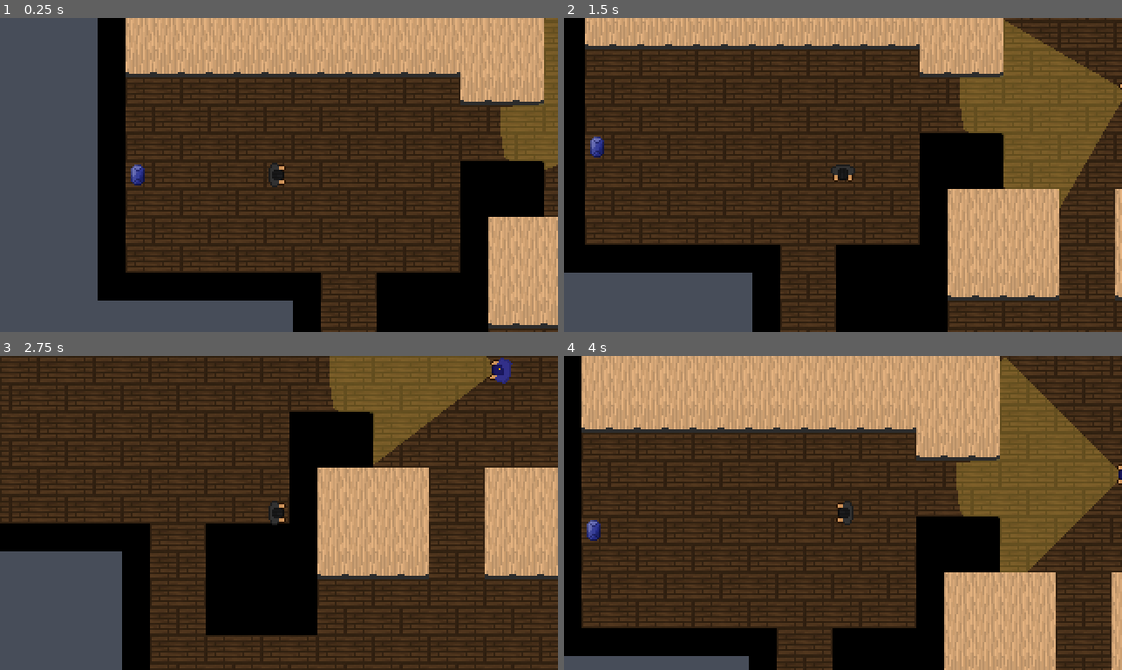
Above: before the commit, frames 1-4 (two rows, left to right).
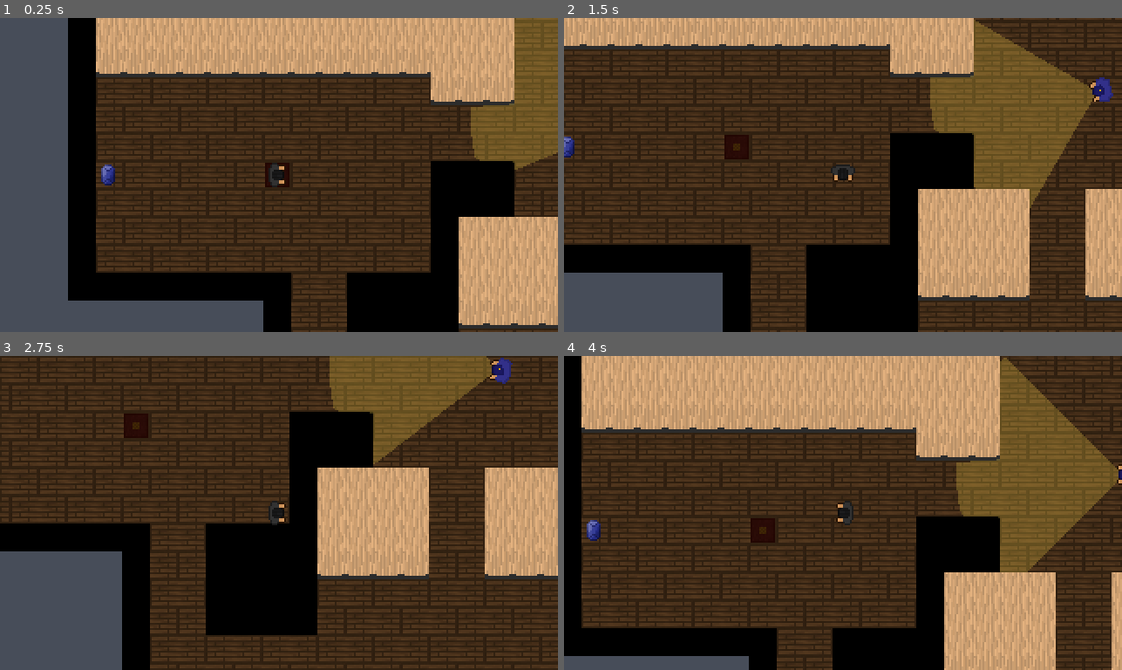
Above: after the commit, the same moments.

Repository: Louiwoah/Stealth_Game
Game: Godot game, scene res://scenes/basic_scene.tscn
The game is run twice, just before and just after one commit, with the same random seed, the same clock (stepped at 60 frames per second) and the same inputs.
Inputs:
- Up to frame 1 (0.25 s): no input
- Up to frame 2 (1.5 s): hold D (move_right) 0.53-1.28 s; hold S (move_down) from 1.28 s (still down)
- Up to frame 3 (2.75 s): release S (move_down) at 2.03 s; hold D (move_right) from 2.03 s (still down)
- Up to frame 4 (4 s): release D (move_right) at 2.78 s; hold W (move_up) 2.78-3.53 s; hold A (move_left) from 3.53 s (still down)

The runs differ from the first frame. In frame 1, 30% of the frame differs, in the area x 12-100%, y 0-100%; in frame 2, 31%, in the area x 0-100%, y 0-100%; in frame 3, 0.2%; in frame 4, 0.2%.

Commit message:
added exit spawn point, game ends when you collect all gems ant return to spawn point

Diff:
--- a/scenes/basic_scene.tscn
+++ b/scenes/basic_scene.tscn
@@ -6,6 +6,7 @@
 [ext_resource type="Script" uid="uid://c12w1gki8chnc" path="res://scripts/level_map.gd" id="2_qgwn0"]
 [ext_resource type="PackedScene" uid="uid://cy6fc742pktax" path="res://scenes/guard.tscn" id="3_cbqwp"]
 [ext_resource type="PackedScene" uid="uid://dlr6fsamf6ue7" path="res://scenes/gem.tscn" id="6_8dmqv"]
+[ext_resource type="PackedScene" uid="uid://cowl5kqaoekg8" path="res://scenes/exit.tscn" id="6_dphho"]
 
 [sub_resource type="TileSetAtlasSource" id="TileSetAtlasSource_86od8"]
 texture = ExtResource("1_eeskx")
@@ -37,9 +38,6 @@
 tile_set = SubResource("TileSet_cbqwp")
 script = ExtResource("2_qgwn0")
 
-[node name="Player" parent="." unique_id=1425113821 groups=["player"] instance=ExtResource("2_86od8")]
-position = Vector2(120, 104)
-
 [node name="guard" parent="." unique_id=331906616 node_paths=PackedStringArray("player", "level") instance=ExtResource("3_cbqwp")]
 position = Vector2(343, 72)
 rotation = 3.1415927
@@ -56,3 +54,9 @@
 [node name="gem3" parent="." unique_id=383959764 instance=ExtResource("6_8dmqv")]
 position = Vector2(39, 104)
 gem_frame = 24
+
+[node name="Exit" parent="." unique_id=2067909974 instance=ExtResource("6_dphho")]
+position = Vector2(136, 104)
+
+[node name="Player" parent="." unique_id=1425113821 instance=ExtResource("2_86od8")]
+position = Vector2(137, 104)
--- /dev/null
+++ b/scenes/exit.tscn
@@ -0,0 +1,19 @@
+[gd_scene format=3 uid="uid://cowl5kqaoekg8"]
+
+[ext_resource type="Texture2D" uid="uid://kwfljfedgwq5" path="res://assets/stealth-tiles.png" id="1_l0aq0"]
+[ext_resource type="Script" uid="uid://k1xcdhb41ry2" path="res://scripts/exit.gd" id="1_uyw7u"]
+
+[sub_resource type="RectangleShape2D" id="RectangleShape2D_l0aq0"]
+size = Vector2(12, 12)
+
+[node name="Exit" type="Area2D" unique_id=2067909974]
+script = ExtResource("1_uyw7u")
+
+[node name="Sprite2D" type="Sprite2D" parent="." unique_id=1646524328]
+texture = ExtResource("1_l0aq0")
+hframes = 20
+vframes = 2
+frame = 25
+
+[node name="CollisionShape2D" type="CollisionShape2D" parent="." unique_id=1598854365]
+shape = SubResource("RectangleShape2D_l0aq0")
--- a/scenes/player.tscn
+++ b/scenes/player.tscn
@@ -6,7 +6,7 @@
 [sub_resource type="CircleShape2D" id="CircleShape2D_3vyb7"]
 radius = 6.0
 
-[node name="Player" type="CharacterBody2D" unique_id=1425113821]
+[node name="Player" type="CharacterBody2D" unique_id=1425113821 groups=["player"]]
 motion_mode = 1
 script = ExtResource("1_g2els")
 
--- a/scripts/basic_scene.gd
+++ b/scripts/basic_scene.gd
@@ -2,6 +2,7 @@
 
 var gems_total := 0
 var gems_collected := 0
+@onready var exit_zone: Exit = $Exit
 
 func _ready() -> void:
 
@@ -10,8 +11,21 @@
 		gem.collected.connect(_on_gem_collected)
 	print("Gems in level: ", gems_total)
 
+	exit_zone.player_entered.connect(_on_player_reached_exit)
+
 func _on_gem_collected() -> void:
 	gems_collected += 1
 	print("Gems: ", gems_collected, " / ", gems_total)
 	if gems_collected == gems_total:
 		print("All gems collected, return to start")
+		exit_zone.light_up()
+
+func _on_player_reached_exit() -> void:
+	if gems_collected < gems_total:
+		print("Gems needed:", gems_total - gems_collected)
+		return
+	win()
+
+func win() -> void:
+	print("You win!")
+	get_tree().paused = true
--- /dev/null
+++ b/scripts/exit.gd
@@ -0,0 +1,15 @@
+class_name Exit
+extends Area2D
+
+signal player_entered
+
+func _ready() -> void:
+	modulate = Color(0.4, 0.4, 0.4)
+	body_entered.connect(_on_body_entered)
+
+func _on_body_entered(body: Node2D) -> void:
+	if body.is_in_group("player"):
+		player_entered.emit()
+
+func light_up() -> void:
+	modulate = Color.WHITE
--- a/scripts/guard.gd
+++ b/scripts/guard.gd
@@ -1,7 +1,7 @@
 extends CharacterBody2D
 
 @export var player: CharacterBody2D
-@export var view_distance: float = 96.0
+@export var view_distance: float =96
 @export_range(0, 180) var view_angle_degrees: float = 90.0
 @onready var sight_ray: RayCast2D = $SightRay
 
Not shown, added: scripts/exit.gd.uid
